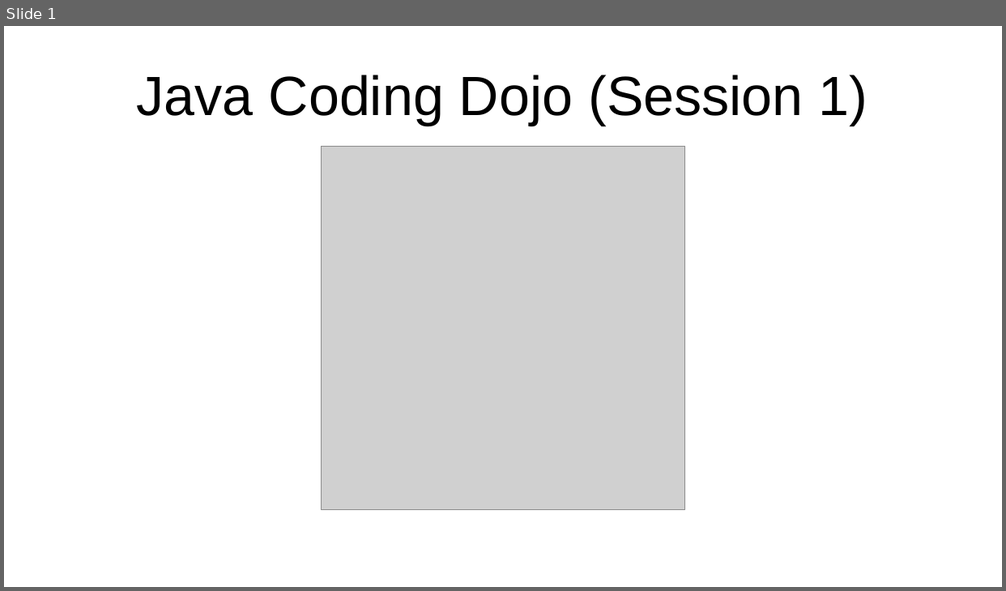
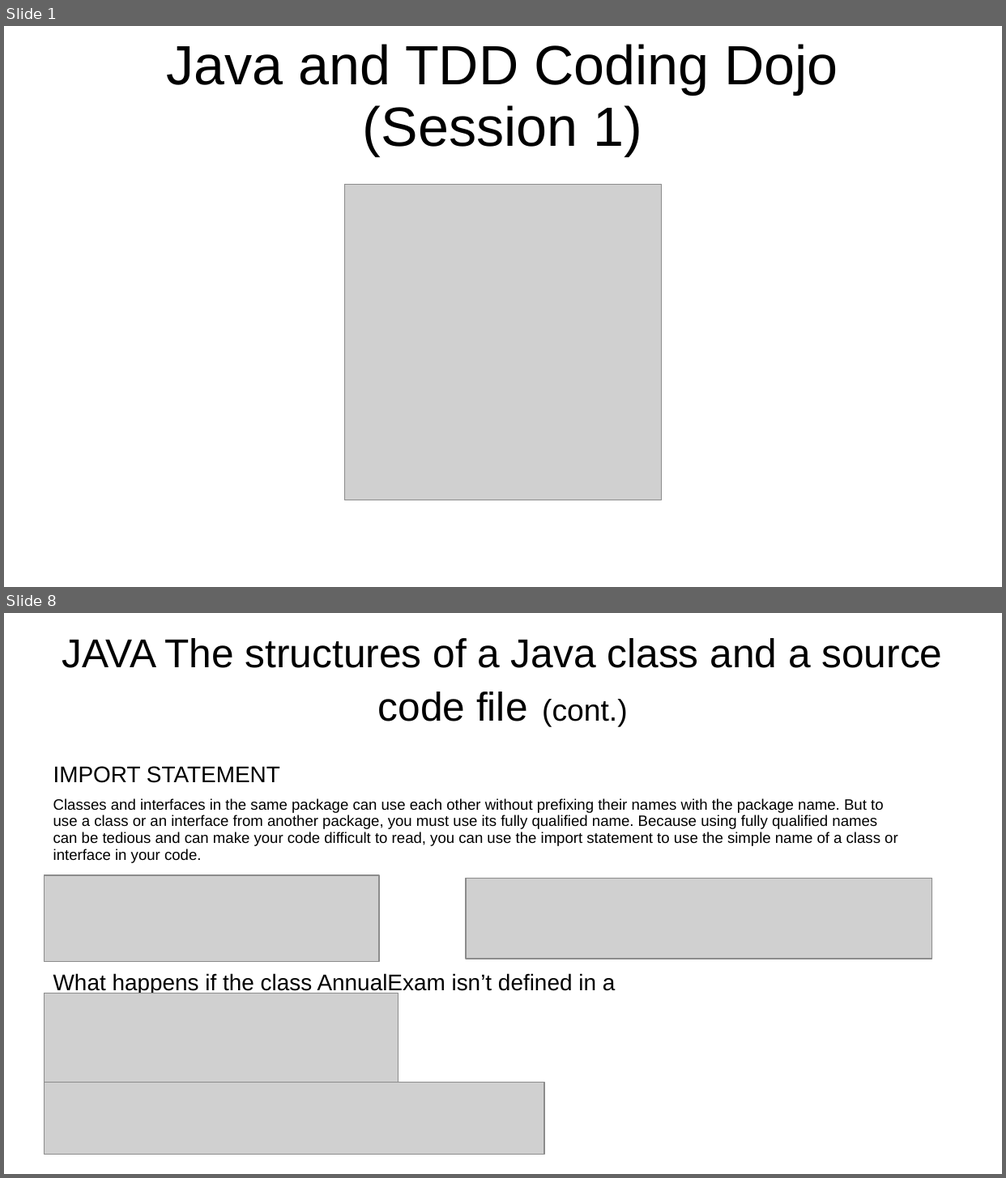
Before and after one commit to wtineomoronta/work-coding-dojo, a slide deck: Java Coding Dojo - Session 1.ppt. Shown one above the other, each under a label of ours: slide 1 before the commit, slides 1 and 8 after it; the slides between them are not shown. The pictures are 1006x591 and 1006x1178 pixels, drawn with LibreOffice and Linux fonts; fonts in the diff are those of the drawing; grey boxes stand for pictures. Boxes give left, top, right and bottom in pixels: in the first picture for what was removed or moved away, otherwise in the second. Text is boxed around its words. In the diff, an @@ line names an element or a change of style, - is before the commit and + after.

Commit message:
add content to presentation of java coding dojo session 1

```diff
--- a/Java Coding Dojo - Session 1.ppt
+++ b/Java Coding Dojo - Session 1.ppt
@@ slide 8 added at (x1=4, y1=613, x2=1002, y2=1174), background #FFFFFF @@
@@ title added at (x1=62, y1=638, x2=943, y2=727), 32 pt, text #000000 @@
+JAVA The structures of a Java class and a source code file (cont.)
@@ text added at (x1=53, y1=766, x2=280, y2=783), 18 pt, text #000000 @@
+IMPORT STATEMENT
@@ text added at (x1=53, y1=798, x2=898, y2=863), 12 pt, text #000000 @@
+Classes and interfaces in the same package can use each other without prefixing their names with the package name. But to use a class or an interface from another package, you must use its fully qualified name. Because using fully qualified names can be tedious and can make your code difficult to read, you can use the import statement to use the simple name of a class or interface in your code.
@@ picture added at (x1=44, y1=875, x2=379, y2=963) @@
@@ picture added at (x1=466, y1=879, x2=932, y2=959) @@
@@ text added at (x1=53, y1=973, x2=616, y2=995), 18 pt, text #000000 @@
+What happens if the class AnnualExam isn’t defined in a package?
@@ picture added at (x1=44, y1=994, x2=398, y2=1089) @@
@@ picture added at (x1=44, y1=1082, x2=543, y2=1155) @@
@@ slide 1 changed as well @@
@@ title at (x1=166, y1=44, x2=838, y2=156): text changed @@
-Java Coding Dojo (Session 1)
+Java and TDD Coding Dojo (Session 1)
@@ picture resized from (x1=322, y1=147, x2=685, y2=510) to (x1=344, y1=185, x2=661, y2=501) @@
```
Also in this commit, not shown: 2 other slides changed, 17 other slides added, 1 slide removed.
